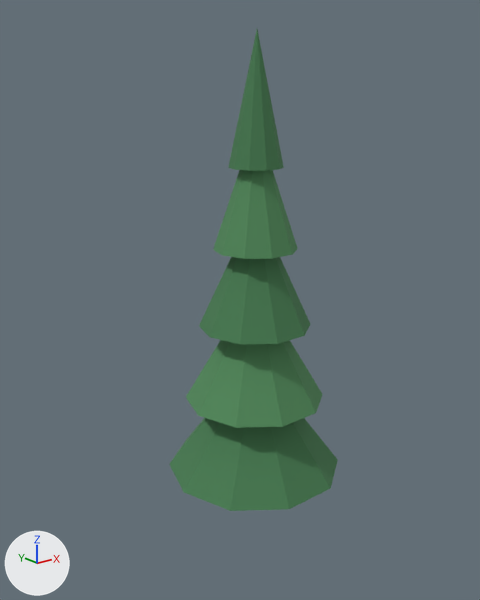
What one commit did to the glTF model content/props/tree/conifer_l.glb.
Both versions are drawn from a camera (50 mm lens) standing at (-18.8, -22.4, 20.0) and looking at (-0.9, 0.0, 11.0). Arrows for +X, +Y and +Z are at lower left; the lights stay in place. The first picture is the older version. Vertices at exactly the same position are counted once.

Names of what the first picture shows: 'conifer_l'.
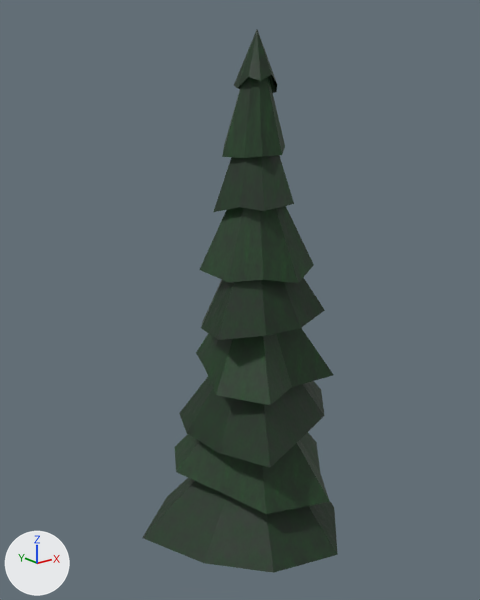
Location of each change, [x1, y1, x2, y2] in pixels of the pictures (480 x 600 px; the box of a moved part takes in the faces that stretch with it):
'conifer_l', surface changed, reshaped (16% wider, 13% taller)
    before: [169, 29, 338, 511]
    after: [142, 30, 338, 573]
part 1 of me_conifer_l, rebuilt (8% narrower, 12% shorter)
    before: [169, 418, 338, 511]
    after: [175, 432, 330, 514]
part 2 of me_conifer_l, rebuilt
    before: [186, 340, 323, 428]
    after: [196, 328, 333, 405]
part 3 of me_conifer_l, rebuilt
    before: [213, 170, 298, 259]
    after: [214, 155, 294, 212]
part 4 of me_conifer_l, rebuilt (12% wider, 10% shorter)
    before: [228, 29, 284, 171]
    after: [222, 30, 285, 158]
part 5 of me_conifer_l, moved or reshaped
    before: [199, 257, 310, 345]
    after: [142, 206, 338, 573]

Edits to the bpy script that builds the scene:
```text
Add img_tree_conifer_b_col:
    img_tree_conifer_b_col = load_image('tree_conifer_b_col', '_unpacked/tree_conifer_b_col', 256, 256, 'sRGB')
Add img_tree_conifer_b_rough:
    img_tree_conifer_b_rough = load_image('tree_conifer_b_rough', '_unpacked/tree_conifer_b_rough', 256, 256, 'Non-Color')
Add img_tree_conifer_b_nrm:
    img_tree_conifer_b_nrm = load_image('tree_conifer_b_nrm', '_unpacked/tree_conifer_b_nrm', 256, 256, 'Non-Color')
Add img_tree_conifer_a_col:
    img_tree_conifer_a_col = load_image('tree_conifer_a_col', '_unpacked/tree_conifer_a_col', 256, 256, 'sRGB')
Add img_tree_conifer_a_nrm:
    img_tree_conifer_a_nrm = load_image('tree_conifer_a_nrm', '_unpacked/tree_conifer_a_nrm', 256, 256, 'Non-Color')
Add img_tree_conifer_a_rough:
    img_tree_conifer_a_rough = load_image('tree_conifer_a_rough', '_unpacked/tree_conifer_a_rough', 256, 256, 'Non-Color')
Change mat_tree_conifer_a:
    remove # nodes: BsdfPrincipled, OutputMaterial
    remove # colours: dark green #457c50
    nodes: BsdfPrincipled, Math, NormalMap, OutputMaterial, SeparateColor, TexImage x3
    uses the picture img_tree_conifer_a_col
    uses the picture img_tree_conifer_a_nrm
    uses the picture img_tree_conifer_a_rough
Change mat_tree_conifer_b:
    remove # nodes: BsdfPrincipled, OutputMaterial
    remove # colours: green #508959
    nodes: BsdfPrincipled, Math, NormalMap, OutputMaterial, SeparateColor, TexImage x3
    uses the picture img_tree_conifer_b_col
    uses the picture img_tree_conifer_b_nrm
    uses the picture img_tree_conifer_b_rough
Change me_conifer_l:
    used by ob_conifer_l; location = (0.0, 0.0, 0.0)
    remove me_conifer_l.from_pydata(...)  # 71 vertices, 112 faces; spans x -4.2..4.2, y -4.0..4.0, z 0.0..22.5
    add me_conifer_l.from_pydata(...)  # 105 vertices, 97 faces; spans x -5.3..4.6, y -5.2..4.2, z -0.8..22.4
    me_conifer_l part 1: the loose piece of 11 vertices spanning x -4.2..4.2, y -4.0..4.0, z 2.4..8.0 is rebuilt with 10 vertices and now spans x -3.7..4.4, y -4.4..4.0, z 1.7..7.5, in mat_tree_conifer_b
    me_conifer_l part 2: the loose piece of 11 vertices spanning x -3.3..3.3, y -3.1..3.1, z 6.0..11.6 is rebuilt with 10 vertices and now spans x -3.1..3.7, y -3.2..3.1, z 7.0..12.7
    me_conifer_l part 3: the loose piece of 11 vertices spanning x -1.9..1.9, y -1.8..1.8, z 13.2..18.9 is rebuilt with 10 vertices and now spans x -1.9..1.8, y -2.1..1.7, z 14.7..20.4, in mat_tree_conifer_a
    me_conifer_l part 4: the loose piece of 11 vertices spanning x -1.2..1.2, y -1.1..1.1, z 16.8..22.5 is rebuilt with 19 vertices and now spans x -1.5..1.4, y -1.3..1.3, z 17.3..22.4
    me_conifer_l part 5
    18 vertices are removed from x -2.6..2.6, y -2.5..2.5, z 7.0..9.6
    40 faces are deleted
    47 vertices are added at x -5.3..4.6, y -5.2..4.2, z -0.8..21.6
    16 new faces join them, mat_tree_bark
    27 new faces join them, mat_tree_conifer_a
    9 new faces join them, mat_tree_conifer_b
```
